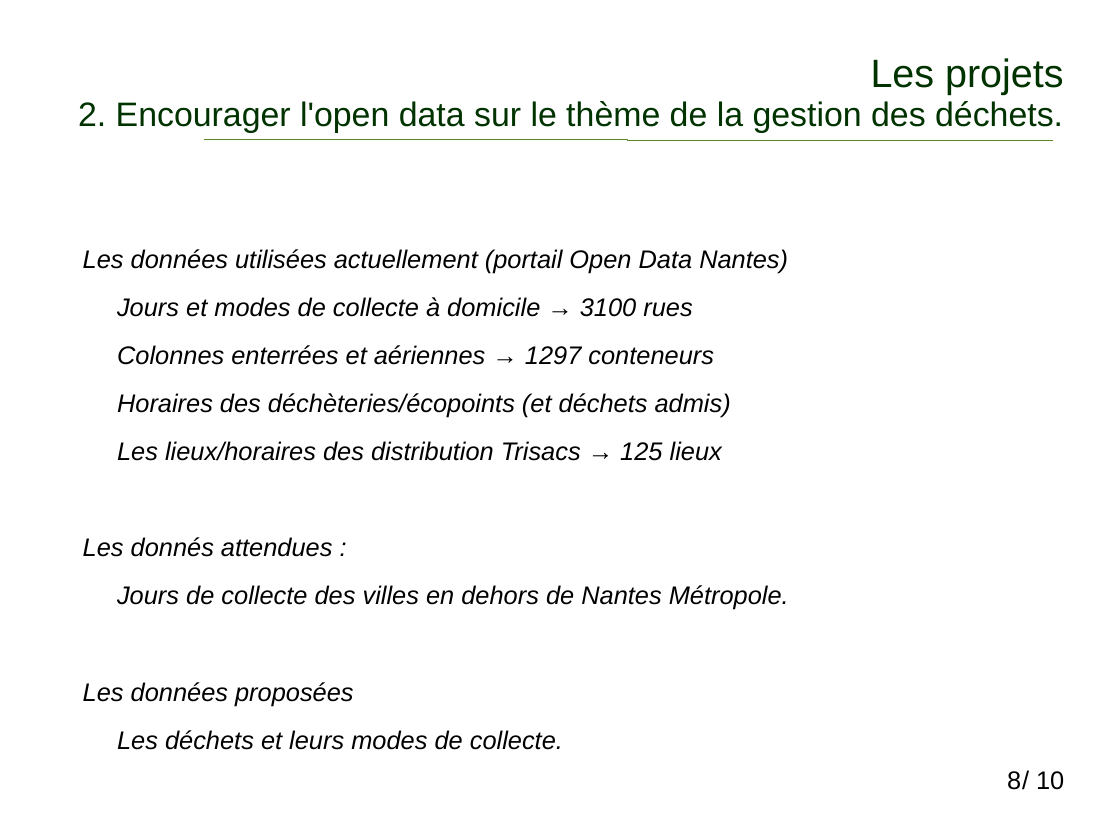
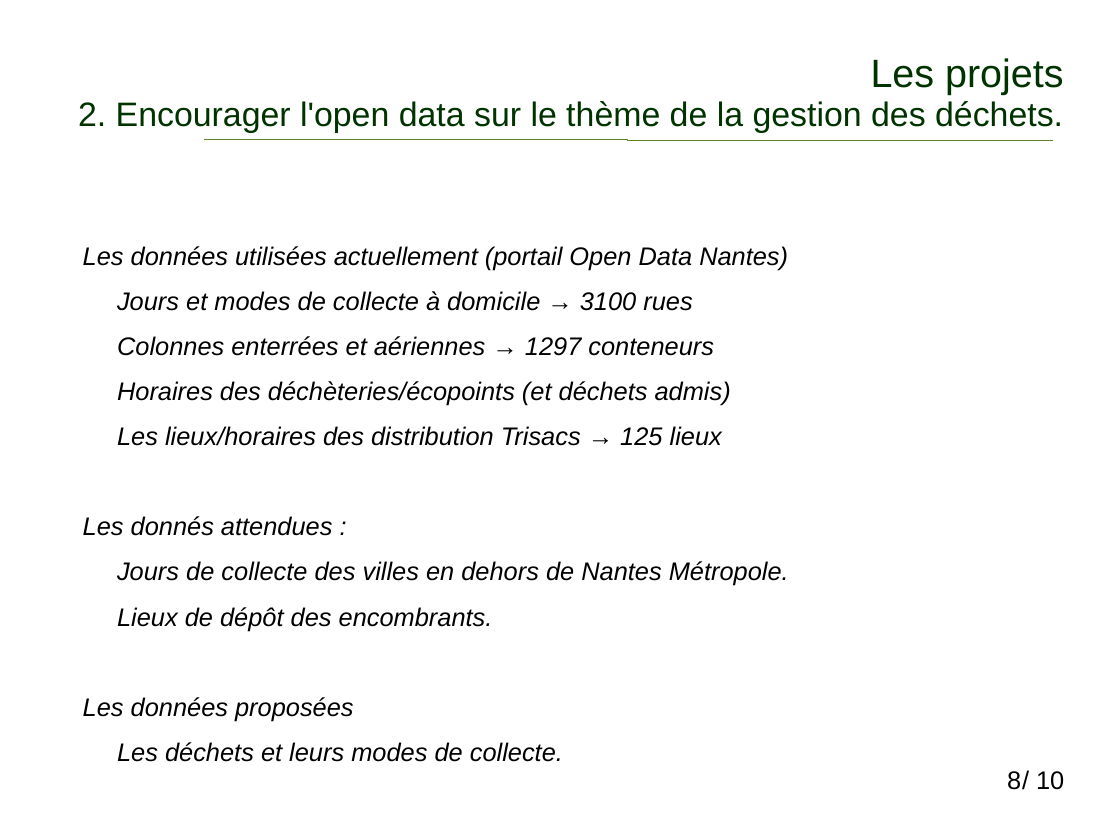
Before and after one commit to vivreanantes/VivreANantes_Complements, a slide deck: slide 8 of doc/MieuxTrierANantes_ProjetPluriAnnuel_2017-2019.ppt. Drawn at 1120x840 pixels with LibreOffice and Linux fonts; fonts in the diff are those of the drawing. Boxes give left, top, right and bottom in pixels: in the first picture for what was removed or moved away, otherwise in the second. Text is boxed around its words. In the diff, an @@ line names an element or a change of style, - is before the commit and + after.

Commit message:
conteneurs

```diff
--- a/doc/MieuxTrierANantes_ProjetPluriAnnuel_2017-2019.ppt
+++ b/doc/MieuxTrierANantes_ProjetPluriAnnuel_2017-2019.ppt
@@ text at [83, 246, 789, 762]: line spacing 0.93 to 0.83 @@
@@ text at [117, 607, 493, 631]: paragraph added @@
+Lieux de dépôt des encombrants.
```
Also in this commit, not shown: 3 other slides changed, 4 other files.
